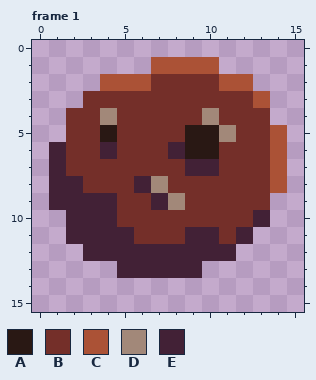
Two states of a pixel-art file, src/assets/asteroid-sm.aseprite. The picture above was drawn from the file before the commit.
16x16 pixels, 1 frame. Shown: frame 1. The commit also changed other frames, which this record leaves out.
Palette (. is transparent): A #291814  B #742f29  C #ab5236  D #a28879  E #422136
Pixels before, frame 1, first column x 1:
 1 ......CCCC....
 2 ...CCCBBBBCC..
 3 ..BBBBBBBBBBC.
 4 .BBDBBBBBDBBB.
 5 .BBABBBBAADBBC
 6 EBBEBBBEAABBBC
 7 EBBBBBBBEEBBBC
 8 EEBBBEDBBBBBBC
 9 EEEEBBEDBBBBB.
10 .EEEBBBBBBBBE.
11 .EEEEBBBEEBE..
12 ..EEEEEEEEE...
13 ....EEEEE.....
Once edited:
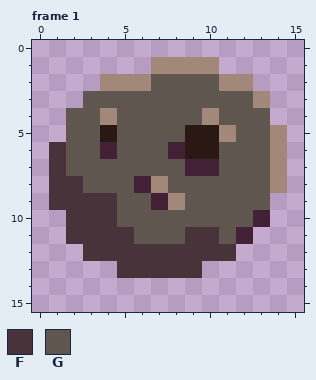
Colours new in this view: F #49333b  G #5f574f
The exact change:
Changed rows in their new state; - is an unchanged pixel.
Frame 1:
first column x 1:
 1 ------DDDD----
 2 ---DDDGGGGDD--
 3 --GGGGGGGGGGD-
 4 -GG-GGGGG-GGG-
 5 -GG-GGGG---GGD
 6 FGG-GGG---GGGD
 7 FGGGGGGG--GGGD
 8 FFGGG--GGGGGGD
 9 FFFFGG--GGGGG-
10 -FFFGGGGGGGG--
11 -FFFFGGGFFG---
12 --FFFFFFFFF---
13 ----FFFFF-----
